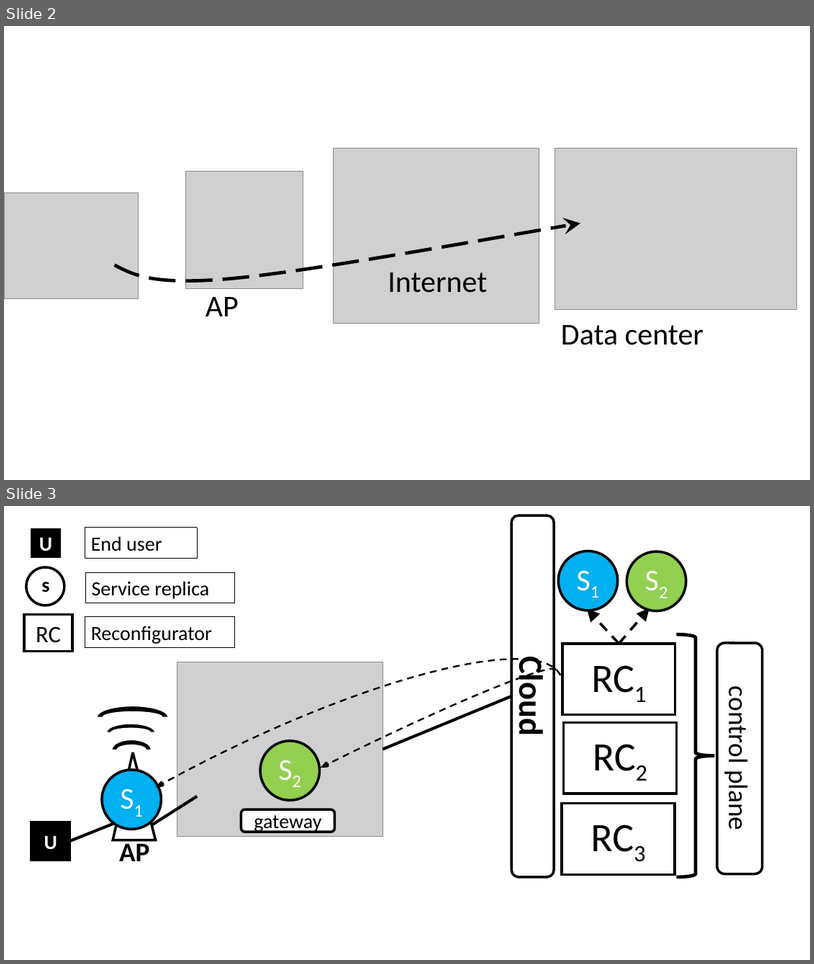
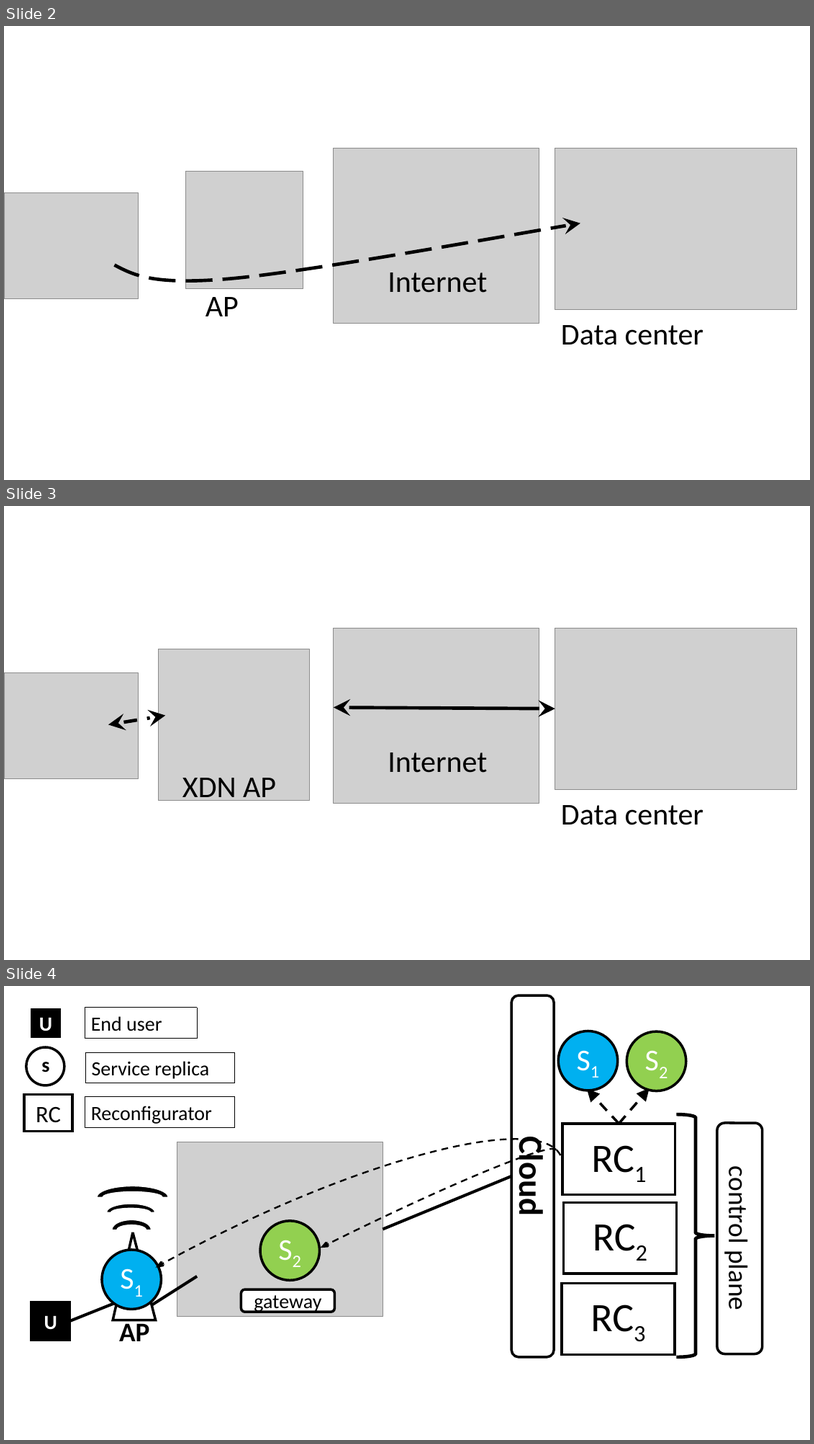
Before and after one commit to ZhaoyuUmass/LSN_webpage, a slide deck: source-figure.pptx. Shown one above the other, each under a label of ours: slides 2 and 3 before the commit, slides 2, 3 and 4 after it. The pictures are 814x964 and 814x1444 pixels, drawn with LibreOffice and Linux fonts; fonts in the diff are those of the drawing; grey boxes stand for pictures. Boxes give left, top, right and bottom in pixels: in the first picture for what was removed or moved away, otherwise in the second. Text is boxed around its words. In the diff, an @@ line names an element or a change of style, - is before the commit and + after.

```diff
--- a/source-figure.pptx
+++ b/source-figure.pptx
@@ slide 3 added at box(4, 506, 810, 960), background #FFFFFF @@
@@ picture added at box(334, 628, 540, 803) @@
@@ picture added at box(556, 628, 797, 789) @@
@@ picture added at box(158, 649, 309, 800) @@
@@ picture added at box(4, 672, 138, 779) @@
@@ double arrow added from (108, 724) to (165, 716), #000000 4 pt dashed @@
@@ double arrow added from (334, 708) to (556, 708), #000000 4 pt @@
@@ text added at box(388, 752, 487, 772), 36 pt, text #000000 @@
+Internet
@@ text added at box(183, 777, 276, 805), 36 pt, text #000000 @@
+XDN AP
@@ text added at box(561, 805, 704, 825), 36 pt, text #000000 @@
+Data center
@@ what was slide 3 is now slide 4 @@
```
Also in this commit, not shown: 1 other slide added, 1 slide removed, 8 other files.
